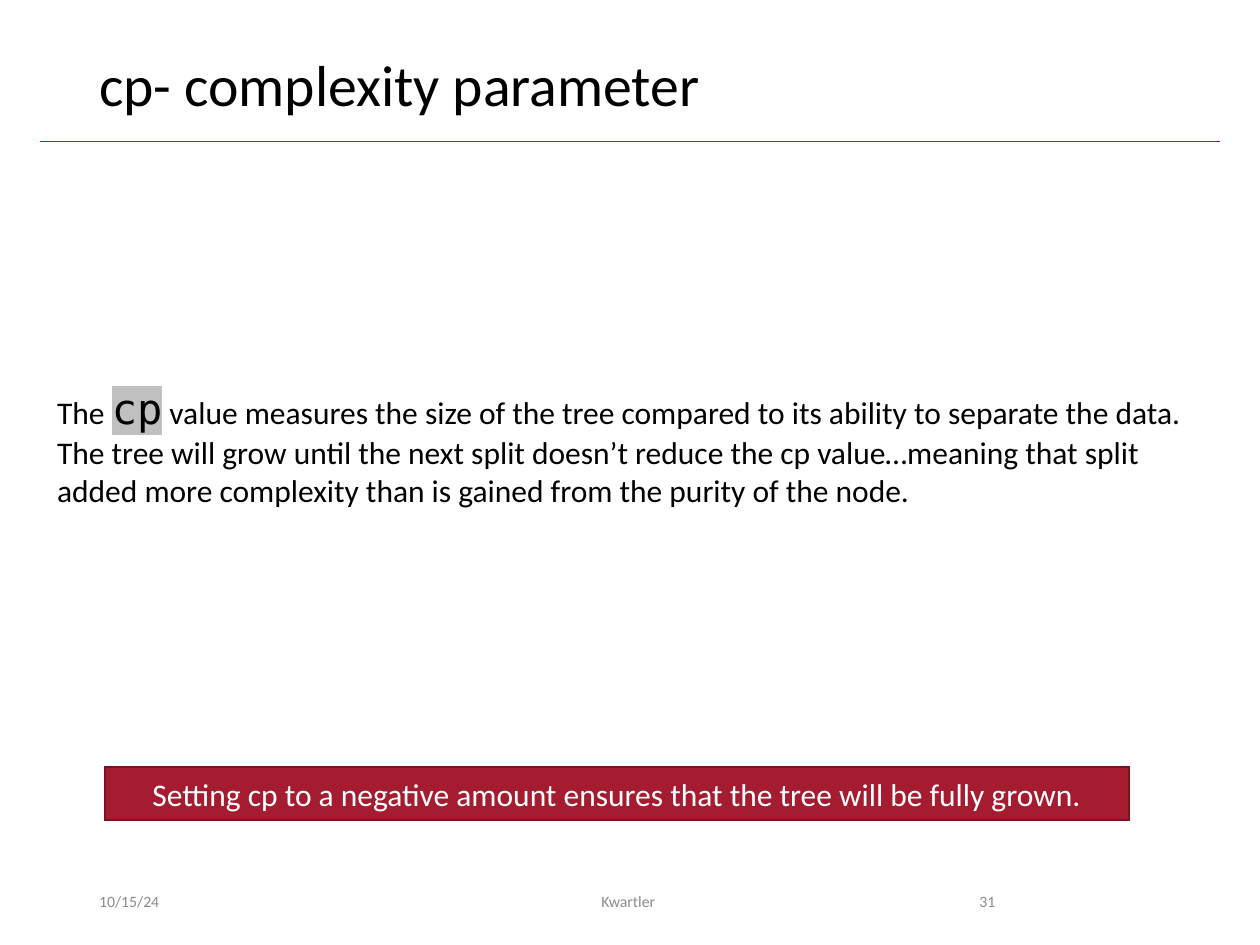
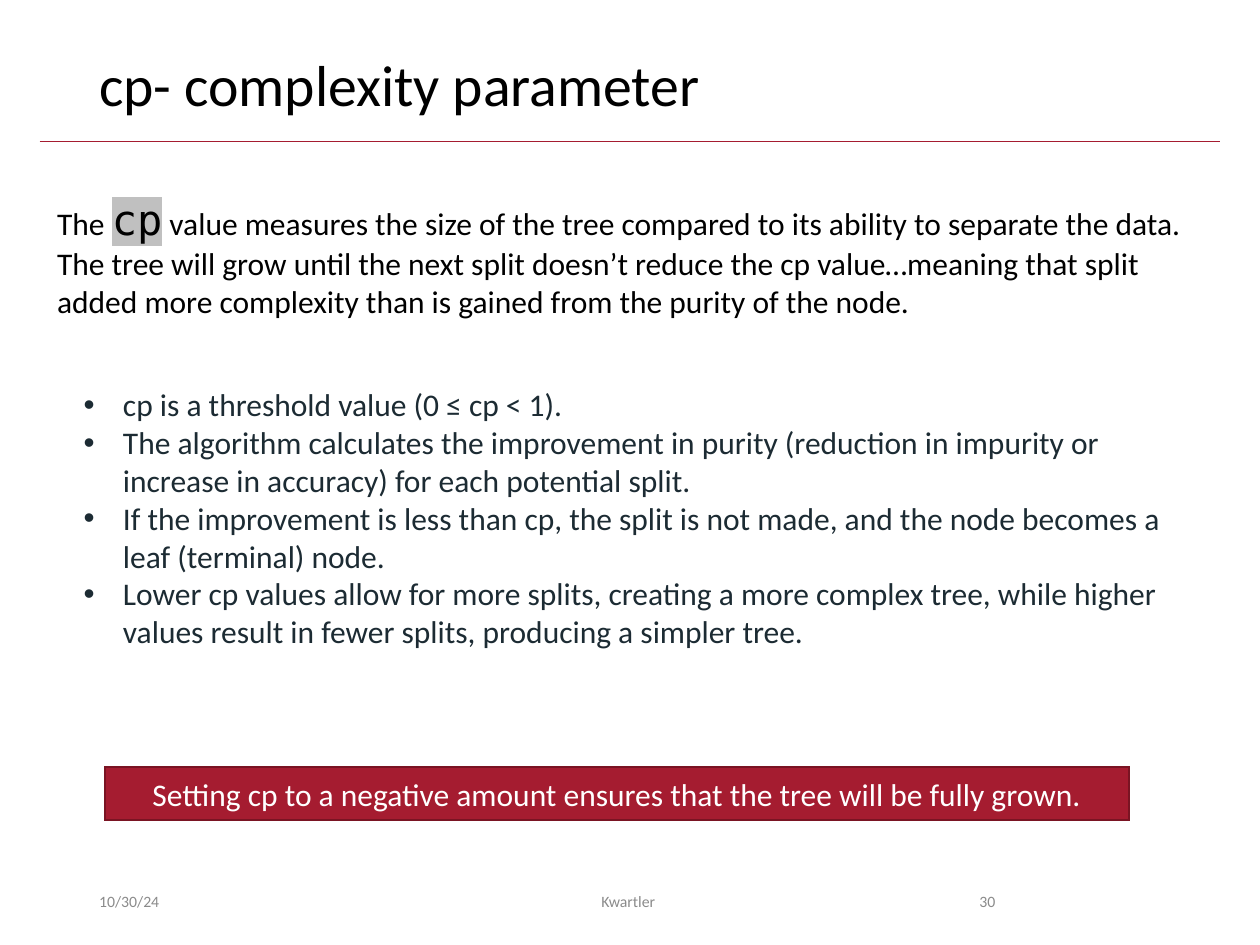
Before and after one commit to kwartler/Vienna_24, a slide deck: slide 30 of Fall_2024/day1/B_Decision Trees.pptx (slide 31 before the commit). Drawn at 1260x945 pixels with LibreOffice and Linux fonts; fonts in the diff are those of the drawing. Boxes give left, top, right and bottom in pixels: in the first picture for what was removed or moved away, otherwise in the second. Text is boxed around its words. In the diff, an @@ line names an element or a change of style, - is before the commit and + after.

```diff
--- a/Fall_2024/day1/B_Decision Trees.pptx
+++ b/Fall_2024/day1/B_Decision Trees.pptx
@@ text "The cp value measures the ...": place and size @@
-text "The cp value measures the ..." at [57, 390, 1181, 508]
+text "The cp value measures the ..." at [57, 201, 1181, 319]
@@ text added at [123, 393, 1159, 649], 18 pt, text #1C2B33 @@
+• cp is a threshold value (0 ≤ cp < 1).
+• The algorithm calculates the improvement in purity (reduction in impurity or increase in accuracy) for each potential split.
+• If the improvement is less than cp, the split is not made, and the node becomes a leaf (terminal) node.
+• Lower cp values allow for more splits, creating a more complex tree, while higher values result in fewer splits, producing a simpler tree.
@@ text at [99, 896, 159, 908]: text changed @@
-10/15/24
+10/30/24
@@ page number at [979, 897, 995, 907]: text changed @@
-31
+30
```
Also in this commit, not shown: 31 other slides changed, 1 slide removed, 11 other files.
